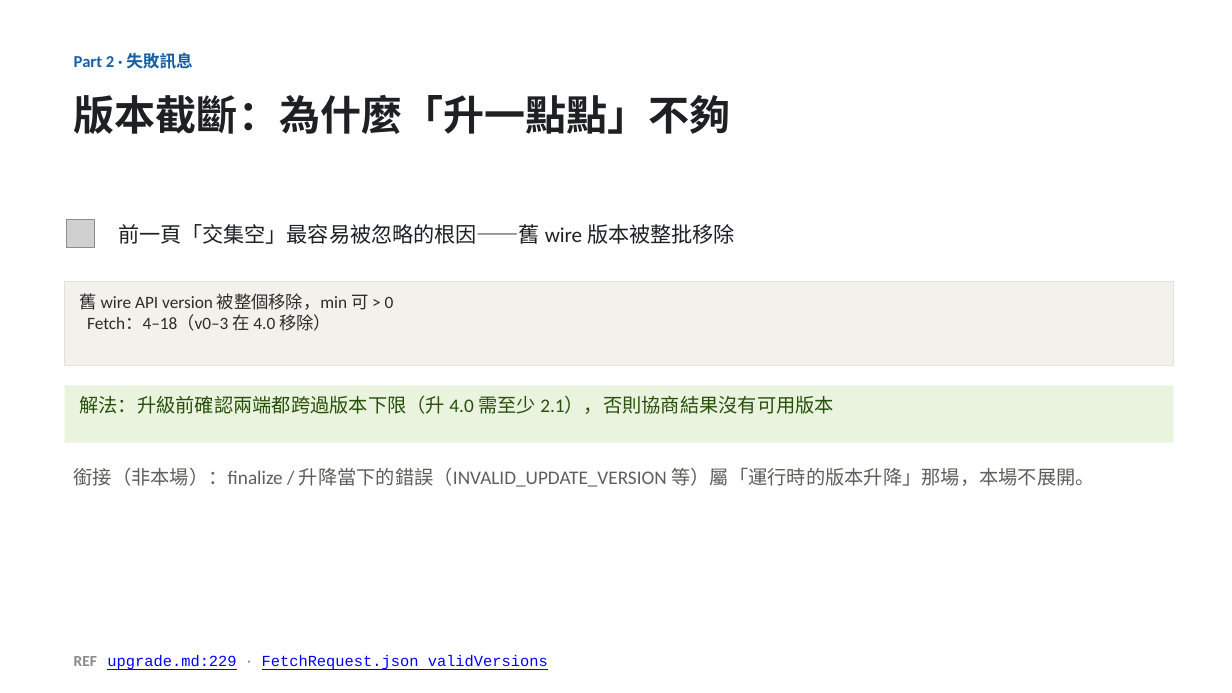
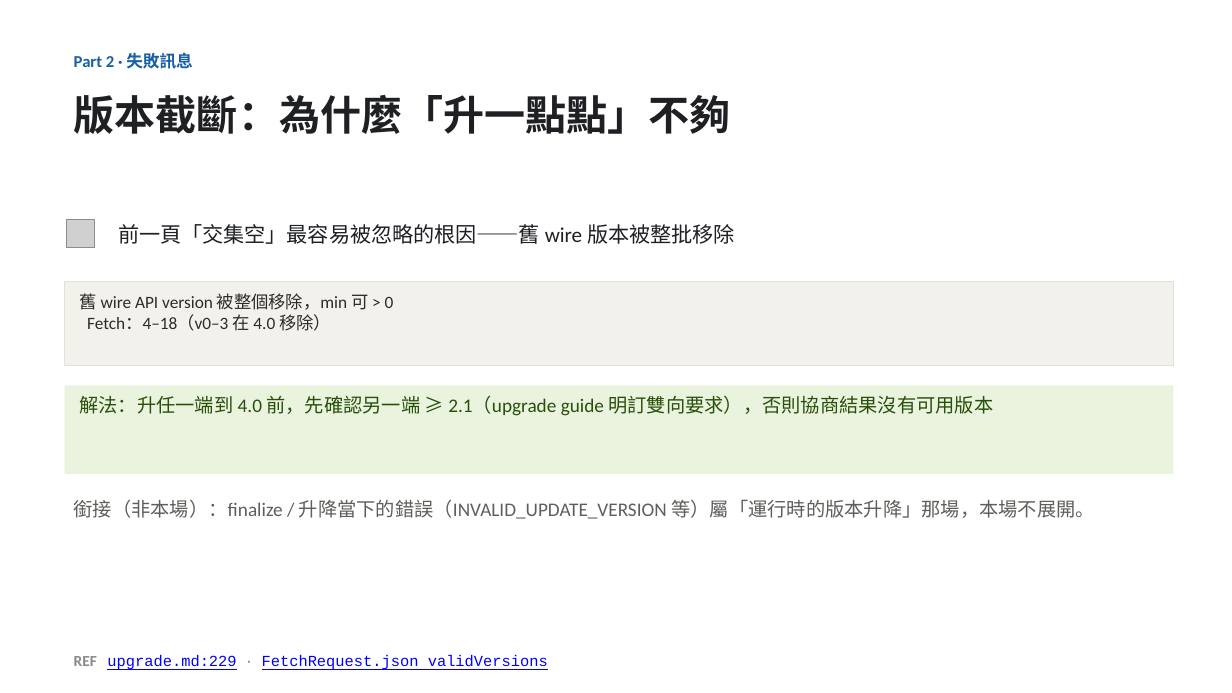
Before and after one commit to unknowntpo/kafka, a slide deck: slide 12 of study/version-control/kafka-version-negotiation.pptx. Drawn at 1232x693 pixels with LibreOffice and Linux fonts; fonts in the diff are those of the drawing; grey boxes stand for pictures. Boxes give left, top, right and bottom in pixels: in the first picture for what was removed or moved away, otherwise in the second. Text is boxed around its words. In the diff, an @@ line names an element or a change of style, - is before the commit and + after.

Commit message:
study(version-control): 套用 Eric round-2 review（10 條）＋修正一個事實錯誤
- 重大更正：replication 路徑不送 ApiVersionsRequest（BrokerBlockingSender discoverBrokerVersions=false）；
  broker→controller/KRaft 為 true——原「三條線都先握手」陳述有誤，deck/outline/rpc doc 同步更正
- 術語精確化：不用「握手」（非 Kafka 用語）改「送 ApiVersionsRequest 查詢」；「能力世代」→ finalized feature level；
  「能力」→ supported versions；「複製」→ partition replication；「自刻」→ 繞過協商直接送出；「關線」→ 關閉連線
- 點題改「生產環境資料主幹道不能停機」；動機 client 例子具體化（IoT/車載/batch job）
- 截斷 2.1 標明雙向要求；隨堂考正解補「ApiVersions 為何是例外」的解釋
- review 記錄存 review-eric-round2.md

```diff
--- a/study/version-control/kafka-version-negotiation.pptx
+++ b/study/version-control/kafka-version-negotiation.pptx
@@ rectangle "解法：升任一端到 4.0 前，先確認另一端 ≥ 2.1（upgrade ...": place and size @@
-rectangle "解法：升任一端到 4.0 前，先確認另一端 ≥ 2.1（upgrade ..." at <box>65,385,1174,443</box>
+rectangle "解法：升任一端到 4.0 前，先確認另一端 ≥ 2.1（upgrade ..." at <box>65,385,1174,474</box>
@@ text in rectangle at <box>79,396,994,416</box>: text changed @@
-解法：升級前確認兩端都跨過版本下限（升 4.0 需至少 2.1），否則協商結果沒有可用版本
+解法：升任一端到 4.0 前，先確認另一端 ≥ 2.1（upgrade guide 明訂雙向要求），否則協商結果沒有可用版本
@@ text "銜接（非本場）：finalize / 升降當下的錯誤（INVALID_UPDATE_VERSION 等）屬「運行時的版本 ...": place and size @@
-text "銜接（非本場）：finalize / 升降當下的錯誤（INVALID_UPDATE_VERSION 等）屬「運行時的版本 ..." at <box>74,467,1094,487</box>
+text "銜接（非本場）：finalize / 升降當下的錯誤（INVALID_UPDATE_VERSION 等）屬「運行時的版本 ..." at <box>74,499,1094,519</box>
```
Also in this commit, not shown: 10 other slides changed, 10 other files.
